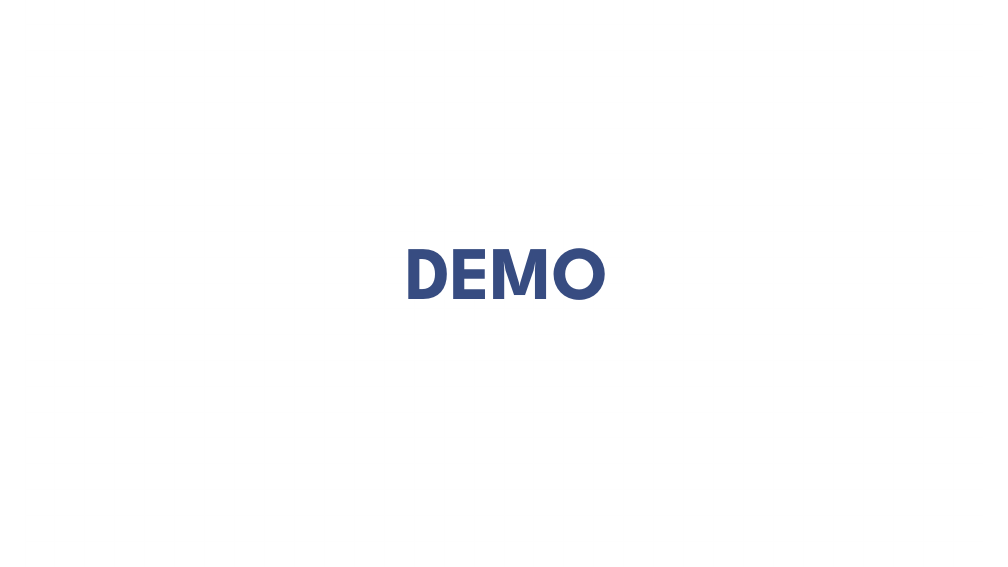
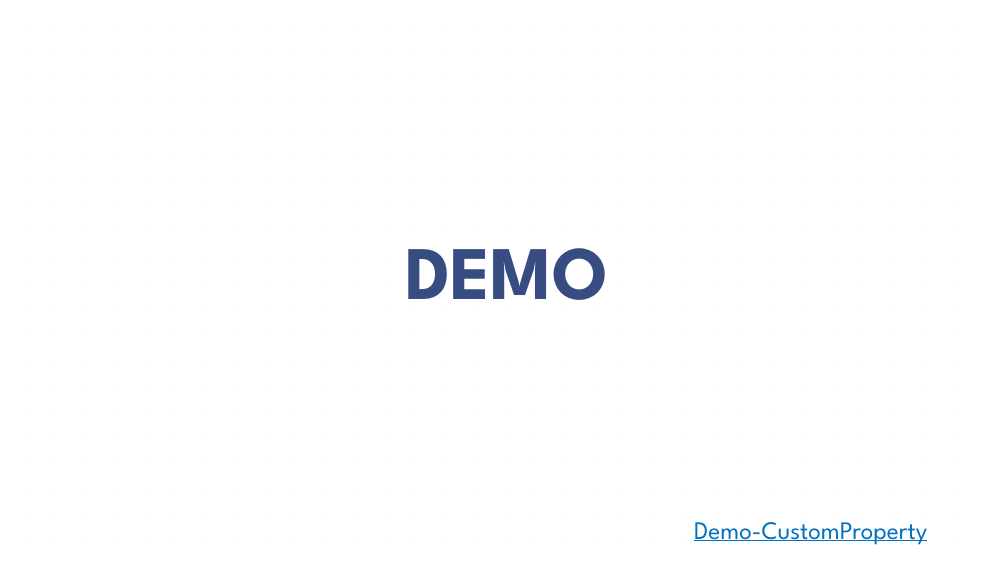
Before and after one commit to cfclick/CFSummit2016, a slide deck: slide 9 of powerpoint/SmartPDF/Don't Just PDF.pptx. Drawn at 1008x567 pixels with LibreOffice and Linux fonts; fonts in the diff are those of the drawing; background and template pictures are left out. Boxes give left, top, right and bottom in pixels: in the first picture for what was removed or moved away, otherwise in the second. Text is boxed around its words. In the diff, an @@ line names an element or a change of style, - is before the commit and + after.

```diff
--- a/powerpoint/SmartPDF/Don't Just PDF.pptx
+++ b/powerpoint/SmartPDF/Don't Just PDF.pptx
@@ text added at box(694, 522, 927, 545), 24 pt, text #0070C0, underline @@
+Demo-CustomProperty
```
Also in this commit, not shown: 6 other slides changed, 8 slides removed, 5 other files.
